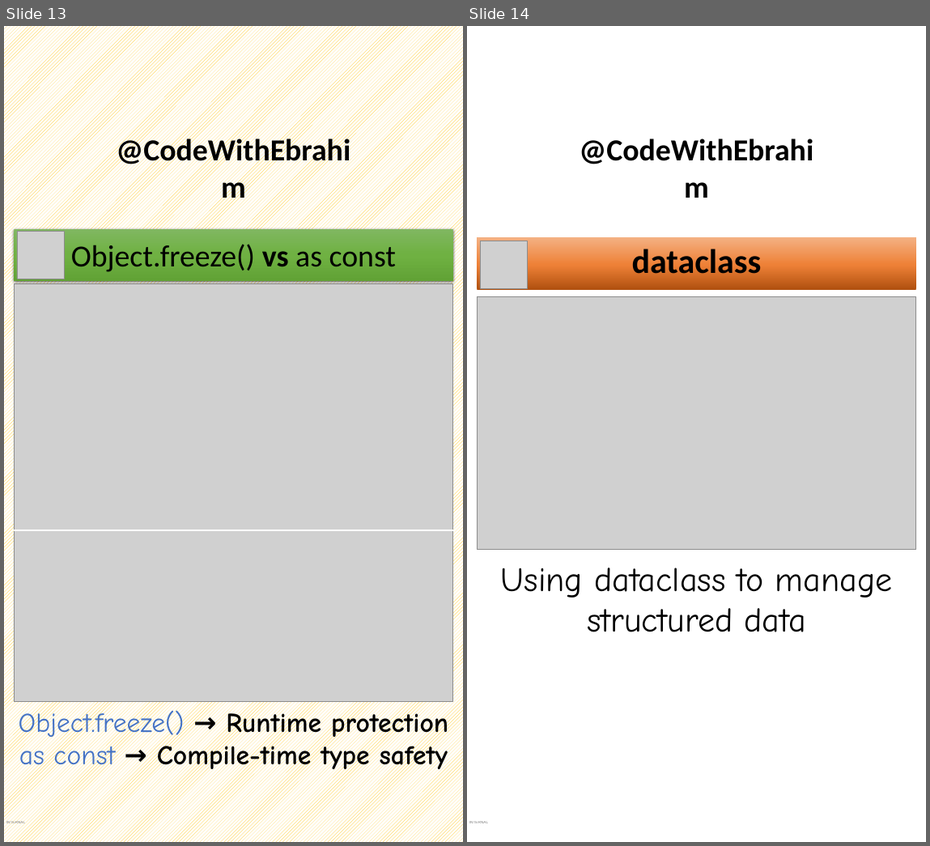
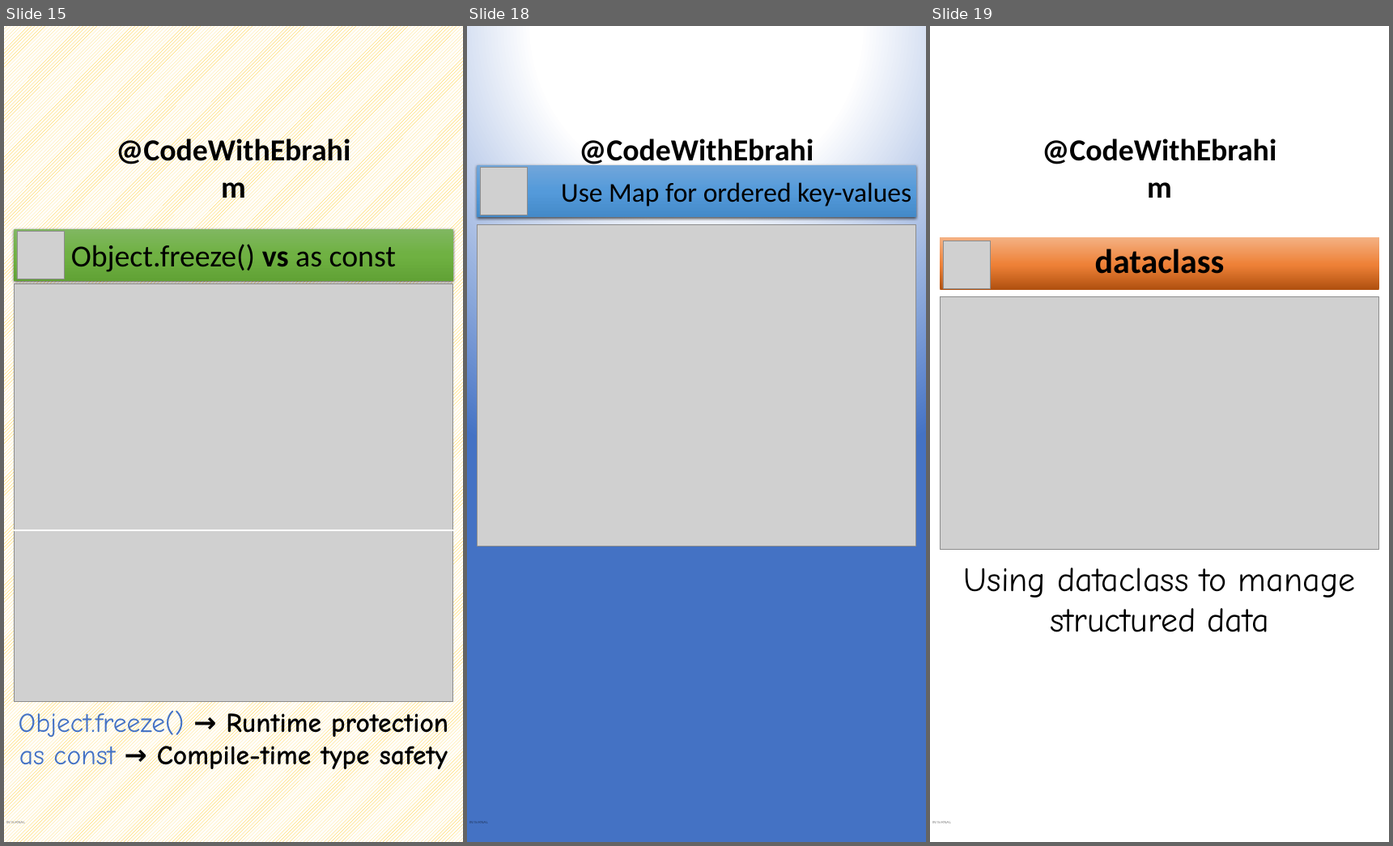
Before and after one commit to ebrahimsalehi1/python_codes, a slide deck: assets/images.pptx. Shown side by side, each under a label of ours: slides 13 and 14 before the commit, slides 15, 18 and 19 after it; the slides between them are not shown. The pictures are 930x846 and 1393x846 pixels, drawn with LibreOffice and Linux fonts; fonts in the diff are those of the drawing; grey boxes stand for pictures; background and template pictures are left out. Boxes give left, top, right and bottom in pixels: in the first picture for what was removed or moved away, otherwise in the second. Text is boxed around its words. In the diff, an @@ line names an element or a change of style, - is before the commit and + after.

```diff
--- a/assets/images.pptx
+++ b/assets/images.pptx
@@ slide 18 added at (467, 26, 926, 842), background gradient #FFFFFF to #4472C4; not listed: 2 template elements that a slide beside it also shows @@
@@ rectangle added at (477, 165, 916, 217), fill gradient #71A6DB to #559BDB to #448ACA, 48 pt, text #000000 @@
+Use Map for ordered key-values
@@ picture added at (480, 167, 528, 215) @@
@@ picture added at (477, 224, 916, 546) @@
@@ what was slide 13 is now slide 15 @@
@@ what was slide 14 is now slide 19 @@
```
Also in this commit, not shown: 6 other slides added, 13 other files.
